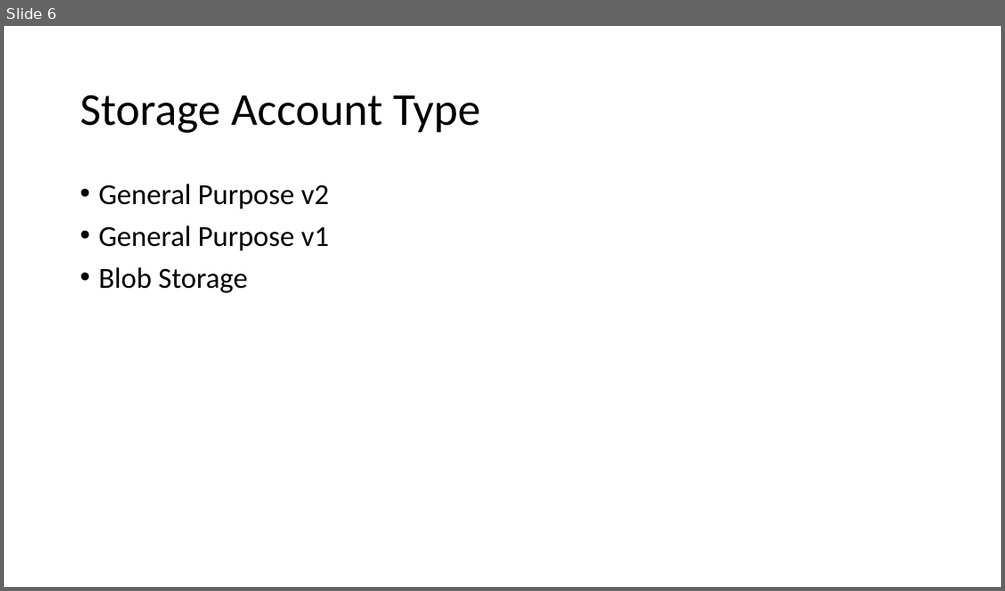
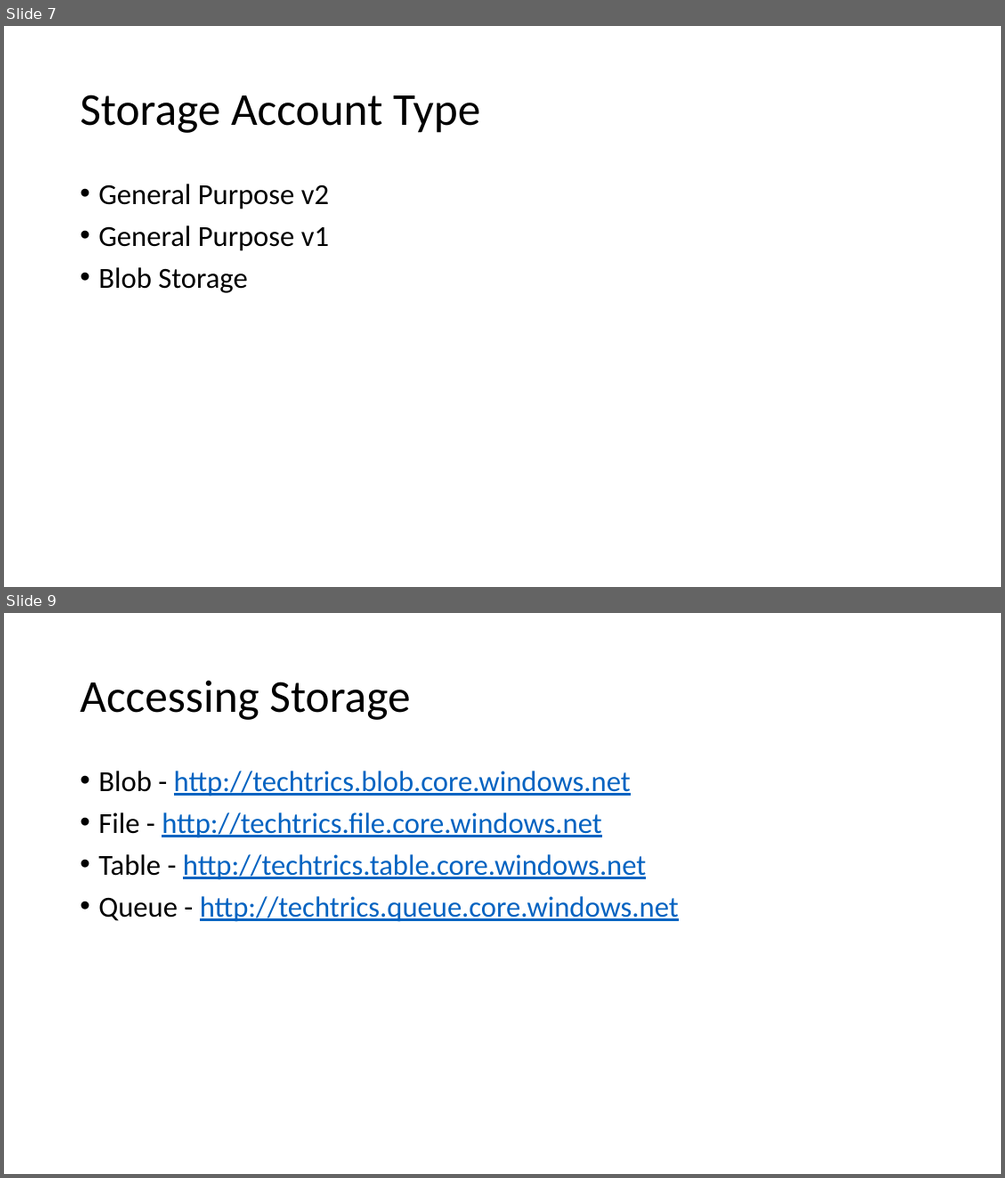
Before and after one commit to Anwarthajudeen/09Sep-AZ104, a slide deck: Azure Storage.pptx. Shown one above the other, each under a label of ours: slide 6 before the commit, slides 7 and 9 after it; the slides between them are not shown. The pictures are 1005x591 and 1005x1178 pixels, drawn with LibreOffice and Linux fonts; fonts in the diff are those of the drawing. Boxes give left, top, right and bottom in pixels: in the first picture for what was removed or moved away, otherwise in the second. Text is boxed around its words. In the diff, an @@ line names an element or a change of style, - is before the commit and + after.

```diff
--- a/Azure Storage.pptx
+++ b/Azure Storage.pptx
@@ slide 9 added at <box>4,613,1001,1174</box>, background #FFFFFF @@
@@ title added at <box>80,680,410,720</box>, 44 pt, text #000000 @@
+Accessing Storage
@@ text added at <box>98,771,679,922</box>, 28 pt, text #0563C1, underline @@
+• Blob - http://techtrics.blob.core.windows.net
+• File - http://techtrics.file.core.windows.net
+• Table - http://techtrics.table.core.windows.net
+• Queue - http://techtrics.queue.core.windows.net
@@ what was slide 6 is now slide 7 @@
```
Also in this commit, not shown: 17 other slides added.
